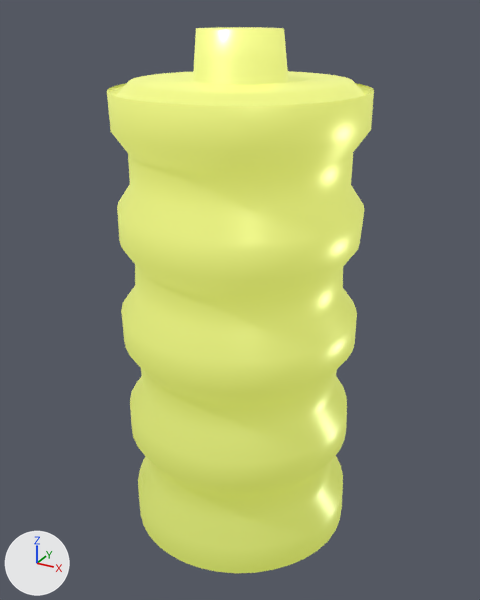
A saved change to the glTF model art/artifacts/models/battery.glb.
Both versions are drawn from a 50 mm lens placed at (0.0498, -0.0905, 0.0452), pointed at (0.0001, 0.0, -0.0001). The lights are fixed; the arrows at lower left show +X, +Y and +Z. The older version comes first. Vertices at exactly the same position are counted once.

In view in the first picture: 'battery'.
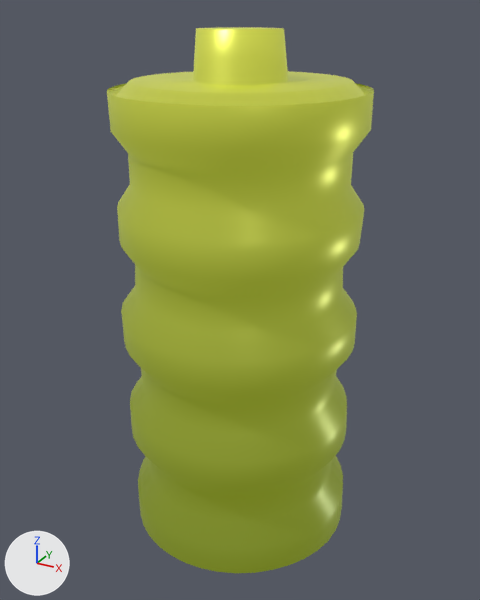
Location of each change, (x1, y1, x2, y2) in pixels of the pictures (480 x 600 px):
```json
{"object": "battery", "change": "recoloured", "before": [107, 27, 374, 573], "after": [107, 27, 374, 573], "on screen": "darker"}
{"part": 1, "of": "me_battery", "change": "recoloured", "before": [107, 27, 374, 333], "after": [107, 27, 374, 333], "on screen": "beige to yellow"}
{"part": 2, "of": "me_battery", "change": "recoloured", "before": [138, 456, 343, 573], "after": [138, 456, 343, 573], "on screen": "darker"}
{"part": 3, "of": "me_battery", "change": "recoloured", "before": [121, 286, 357, 496], "after": [121, 286, 357, 496], "on screen": "darker"}
```

Scene script edits in JSON lines:
```json
{"block": "mat_battery_mat", "where": "n0 = _N.new('ShaderNodeBsdfPrincipled'); n0.name = 'Principled BSDF'"}
{"op": "set", "path": "n0.inputs[27].default_value", "old": "(0.4, 0.45, 0.05, 1.0)", "new": "(0.133, 0.171, 0.00394, 1.0)", "note": "'Emission Color', yellow #aab33f -> 'Emission Color', dark yellow #66730d"}
{"block": "me_battery", "where": "me_battery.from_pydata(...)  # 962 vertices, 1920 faces; spans x -0.0198..0.0198, y -0.0199..0.0199, z -0.0425..0.0425"}
{"block": "me_battery", "where": "# used by ob_battery; location = (0.0, 0.0, 0.0)"}
{"block": "me_battery", "change": "me_battery part 1: 920 faces centred in x -0.0196..0.0194, y -0.0196..0.0197, z 0.0044..0.0425 are repainted in the vertex colours; the middle colour goes from beige #e3e49b to yellow #c4c653"}
{"block": "me_battery", "change": "me_battery part 2: 440 faces centred in x -0.0192..0.0197, y -0.0195..0.0192, z -0.0425..-0.0289 are repainted in the vertex colours; the middle colour goes from green #a3ac7d to dark green #5d6934"}
{"block": "me_battery", "change": "me_battery part 3: 560 faces centred in x -0.0197..0.0196, y -0.0198..0.0193, z -0.026..0.0014 are repainted in the vertex colours; the middle colour goes from yellow #c0c68a to yellow #878f41"}
```
